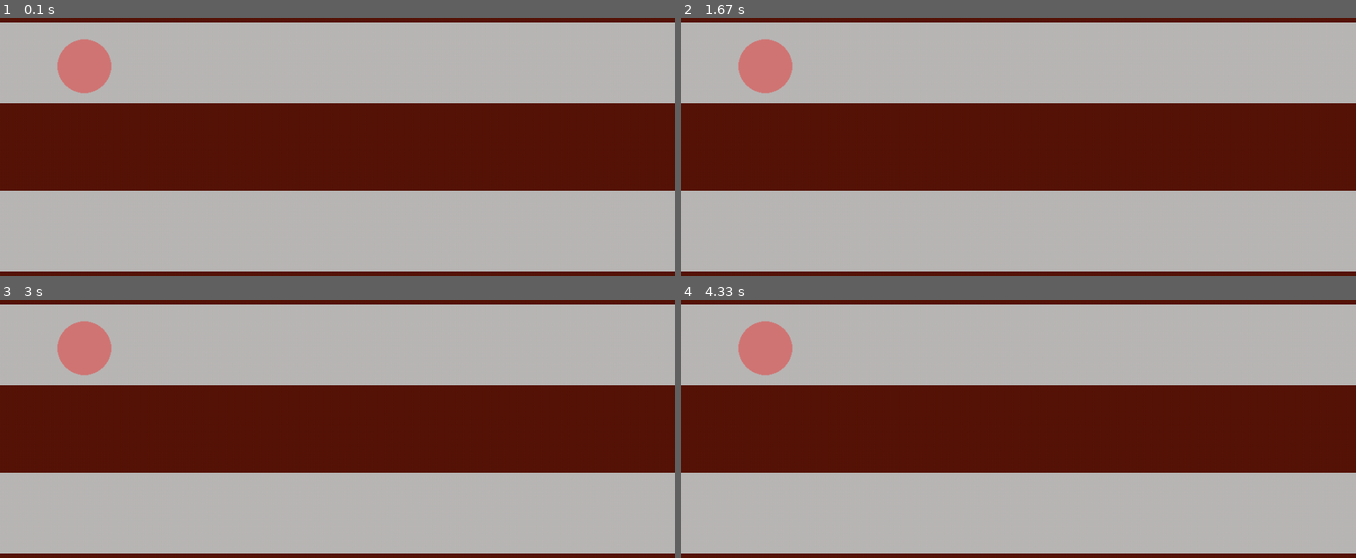
Above: before the commit, frames 1-4 (two rows, left to right).
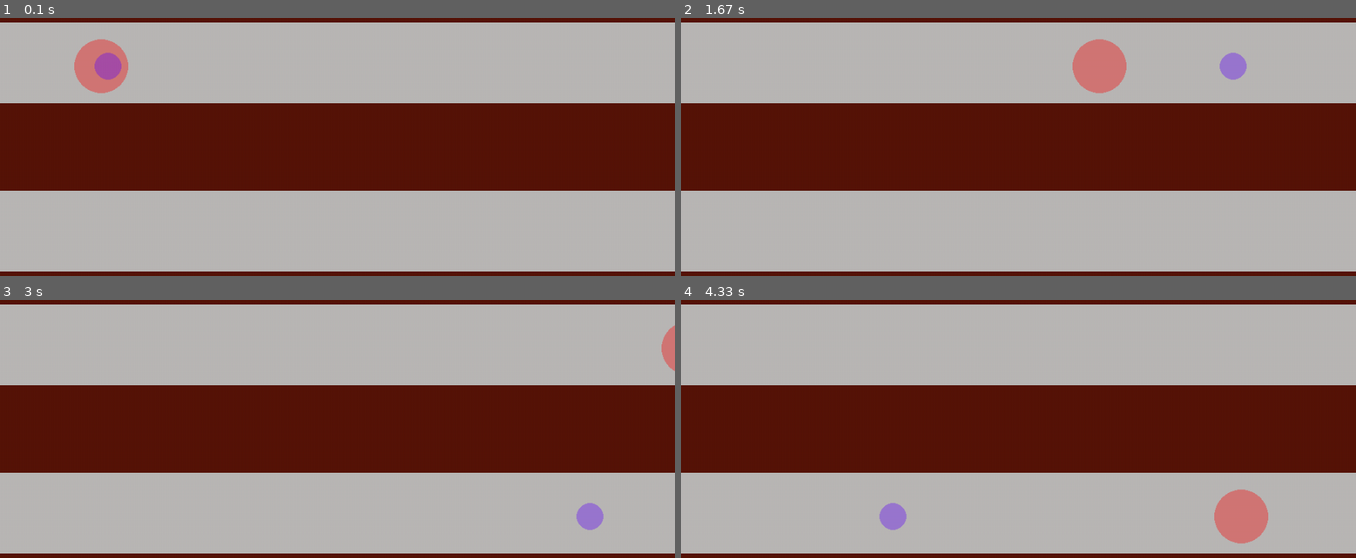
Above: after the commit, the same moments.

Repository: katebarcan/pygame-
Game: pygame game, started from task5.py
Same seed, same stepped clock (60 frames per second), same inputs: the game is played once before the commit and once after it.
Inputs:
- Up to frame 1 (0.1 s): no input
- Up to frame 2 (1.67 s): no input
- Up to frame 3 (3 s): no input
- Up to frame 4 (4.33 s): no input

The runs differ from the first frame. In frame 1, 1.2% of the frame differs, in the area x 8-19%, y 8-30%; in frame 2, 3.0%; in frame 3, 1.9%; in frame 4, 3.0%, in the area x 8-87%, y 8-95%.

Commit message:
Update task5.py

Diff:
--- a/task5.py
+++ b/task5.py
@@ -20,23 +20,27 @@
 pg.draw.rect(background, GRAY, (0, 100, WIDTH, 120))
 pg.draw.rect(background, GRAY, (0, 350, WIDTH, 120))
 
-cannon = pg.Surface((CANNON_WIDTH, CANNON_HEIGHT), pg.SRCALPHA)
-cannon.fill((0, 0, 0, 0))
-pg.draw.circle(cannon, (*RED, 100), (CANNON_WIDTH / 2, CANNON_HEIGHT / 2), 40)
+cannon1 = pg.Surface((CANNON_WIDTH, CANNON_HEIGHT), pg.SRCALPHA)
+cannon1.fill((0, 0, 0, 0))
+pg.draw.circle(cannon1, (*RED, 100), (CANNON_WIDTH / 2, CANNON_HEIGHT / 2), 40)
 x1, y1 = 0, 90
 
-# cannon = pg.Surface((CANNON_WIDTH, CANNON_HEIGHT), pg.SRCALPHA)
-# cannon.fill((0, 0, 0, 0))
-# pg.draw.circle(cannon, (*BLUE, 100), (CANNON_WIDTH / 2, CANNON_HEIGHT / 2), 40)
-# x2, y2 = 0, 340
+cannon2 = pg.Surface((CANNON_WIDTH, CANNON_HEIGHT), pg.SRCALPHA)
+cannon2.fill((0, 0, 0, 0))
+pg.draw.circle(cannon2, (*BLUE, 100), (CANNON_WIDTH / 2, CANNON_HEIGHT / 2), 20)
+x2, y2 = 0, 340
 
 screen.blit(background, (0, 0))
-screen.blit(cannon, (x1, y1))
-# screen.blit(cannon, (x2, y2))
+screen.blit(cannon1, (x1, y1))
+screen.blit(cannon2, (x2, y2))
 pg.display.update()
 
+speed1 = 5
+speed2 = 7
 
 flag_play = True
+flag1 = 'вправо'
+flag2 = 'вправо'
 while flag_play:
     clock.tick(FPS)
 
@@ -45,13 +49,33 @@
             pg.quit()
             flag_play = False
             break
-
     if not flag_play:
             break
 
+    if x1 >= WIDTH:
+        flag1 = 'влево'
+    if x1 <= -220:
+        flag1 = 'вправо'
 
+    if flag1 == 'вправо':
+        x1 += speed1
+        y1 = 90
+    if flag1 == 'влево':
+        x1 -= speed1
+        y1 = 340
+
+    if x2 >= WIDTH:
+        flag2 = 'влево'
+    if x2 <= -220:
+        flag2 = 'вправо'
+    if flag2 == 'вправо':
+        x2 += speed2
+        y2 = 90
+    if flag2 == 'влево':
+        x2 -= speed2
+        y2 = 340
 
     screen.blit(background, (0, 0))
-    screen.blit(cannon, (x1, y1))
-    # screen.blit(cannon, (x2, y2))
+    screen.blit(cannon1, (x1, y1))
+    screen.blit(cannon2, (x2, y2))
     pg.display.update()
